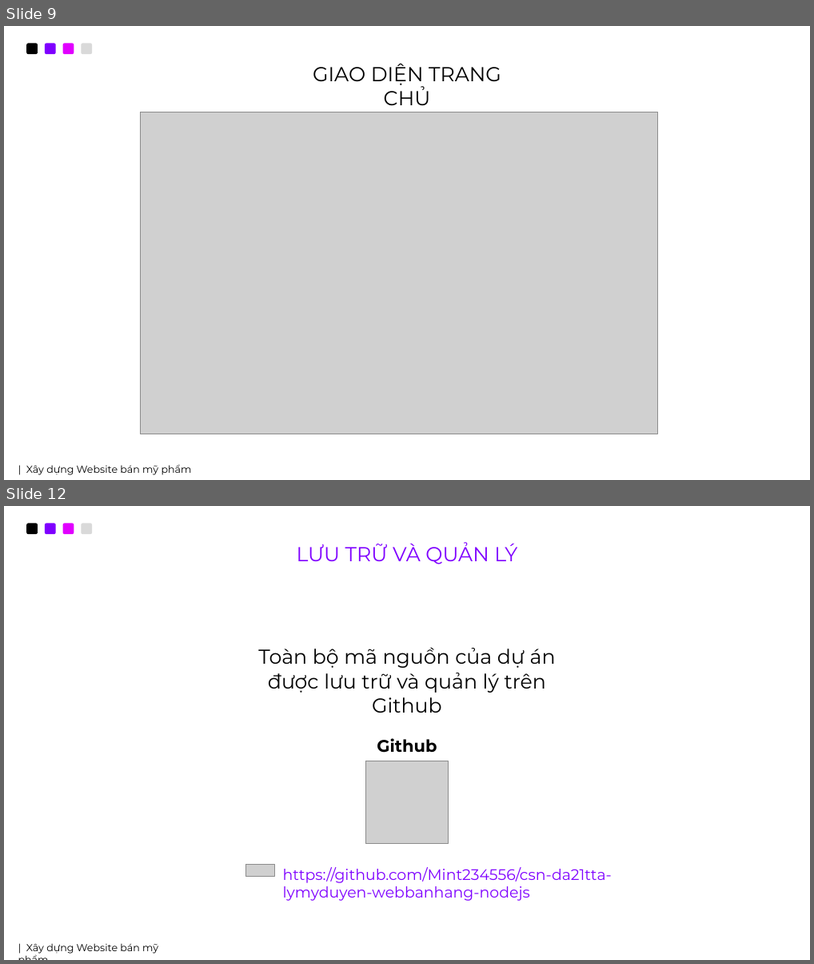
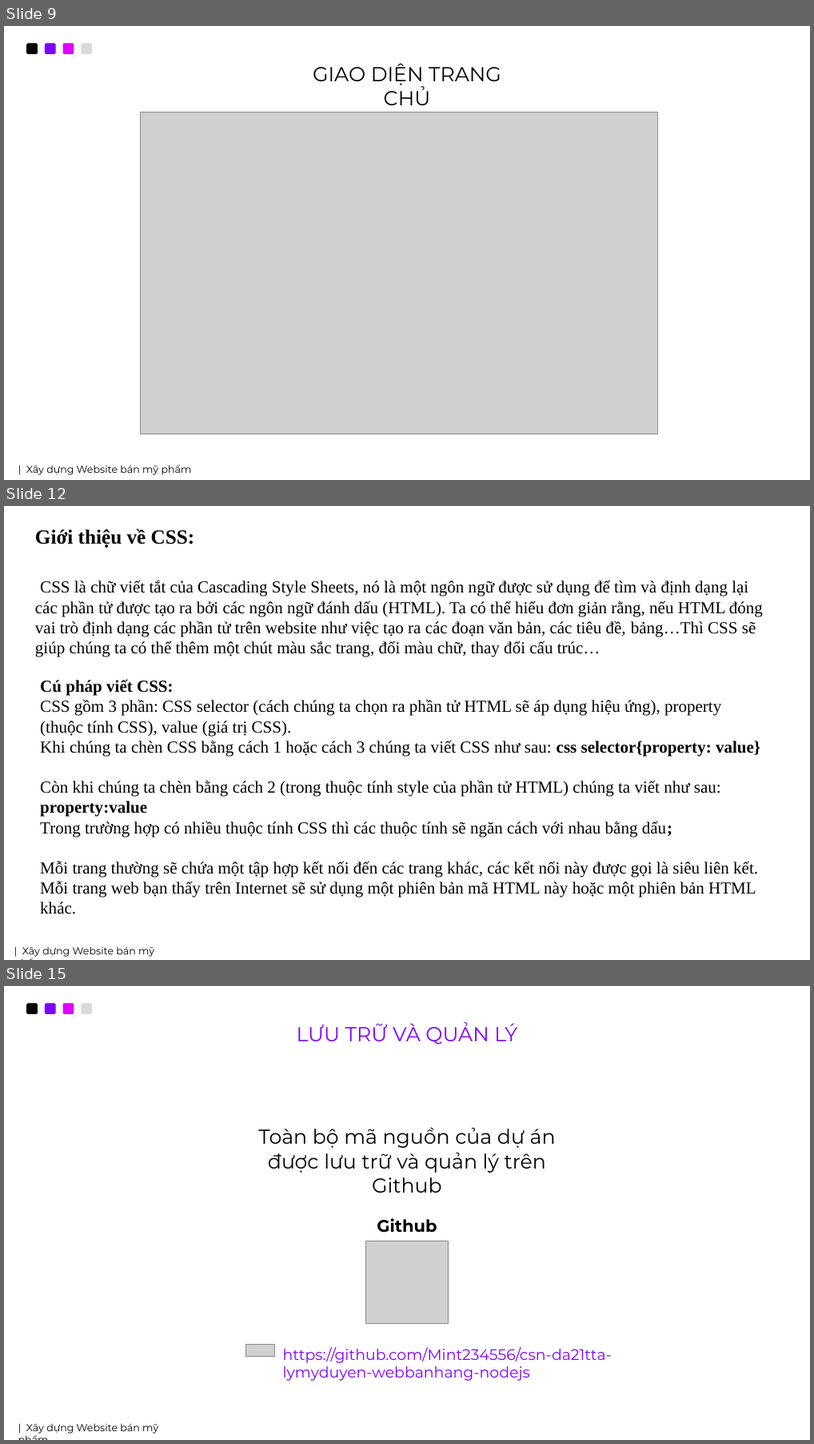
Before and after one commit to Mint234556/csn-da21tta-lymyduyen-webbanhang-nodejs, a slide deck: thesis/WEBBANHANG.pptx. Shown one above the other, each under a label of ours: slides 9 and 12 before the commit, slides 9, 12 and 15 after it; the slides between them are not shown. The pictures are 814x964 and 814x1444 pixels, drawn with LibreOffice and Linux fonts; fonts in the diff are those of the drawing; grey boxes stand for pictures; background and template pictures are left out. Boxes give left, top, right and bottom in pixels: in the first picture for what was removed or moved away, otherwise in the second. Text is boxed around its words. In the diff, an @@ line names an element or a change of style, - is before the commit and + after.

```diff
--- a/thesis/WEBBANHANG.pptx
+++ b/thesis/WEBBANHANG.pptx
@@ slide 12 added at <box>4,506,810,960</box>, background picture (left out) @@
@@ text added at <box>35,528,763,657</box>, 20 pt, text #000000 @@
+Giới thiệu về CSS:
+CSS là chữ viết tắt của Cascading Style Sheets, nó là một ngôn ngữ được sử dụng để tìm và định dạng lại các phần tử được tạo ra bởi các ngôn ngữ đánh dấu (HTML). Ta có thể hiểu đơn giản rằng, nếu HTML đóng vai trò định dạng các phần tử trên website như việc tạo ra các đoạn văn bản, các tiêu đề, bảng…Thì CSS sẽ giúp chúng ta có thể thêm một chút màu sắc trang, đổi màu chữ, thay đổi cấu trúc…
@@ text added at <box>40,679,761,914</box>, 20 pt, text #000000 @@
+Cú pháp viết CSS:
+CSS gồm 3 phần: CSS selector (cách chúng ta chọn ra phần tử HTML sẽ áp dụng hiệu ứng), property (thuộc tính CSS), value (giá trị CSS).
+Khi chúng ta chèn CSS bằng cách 1 hoặc cách 3 chúng ta viết CSS như sau: css selector{property: value}
+Còn khi chúng ta chèn bằng cách 2 (trong thuộc tính style của phần tử HTML) chúng ta viết như sau: property:value
+Trong trường hợp có nhiều thuộc tính CSS thì các thuộc tính sẽ ngăn cách với nhau bằng dấu;
+Mỗi trang thường sẽ chứa một tập hợp kết nối đến các trang khác, các kết nối này được gọi là siêu liên kết. Mỗi trang web bạn thấy trên Internet sẽ sử dụng một phiên bản mã HTML này hoặc một phiên bản HTML khác.
@@ text added at <box>22,946,154,956</box>, 12 pt, text #000000 @@
+| Xây dựng Website bán mỹ phẩm
@@ what was slide 12 is now slide 15 @@
```
Also in this commit, not shown: 1 slide changed, 2 other slides added.
